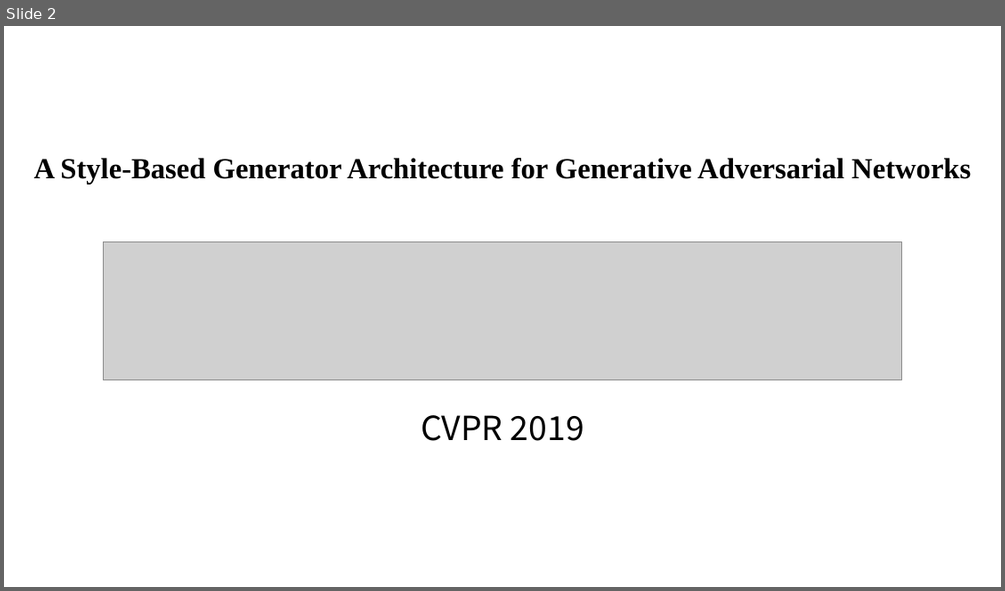
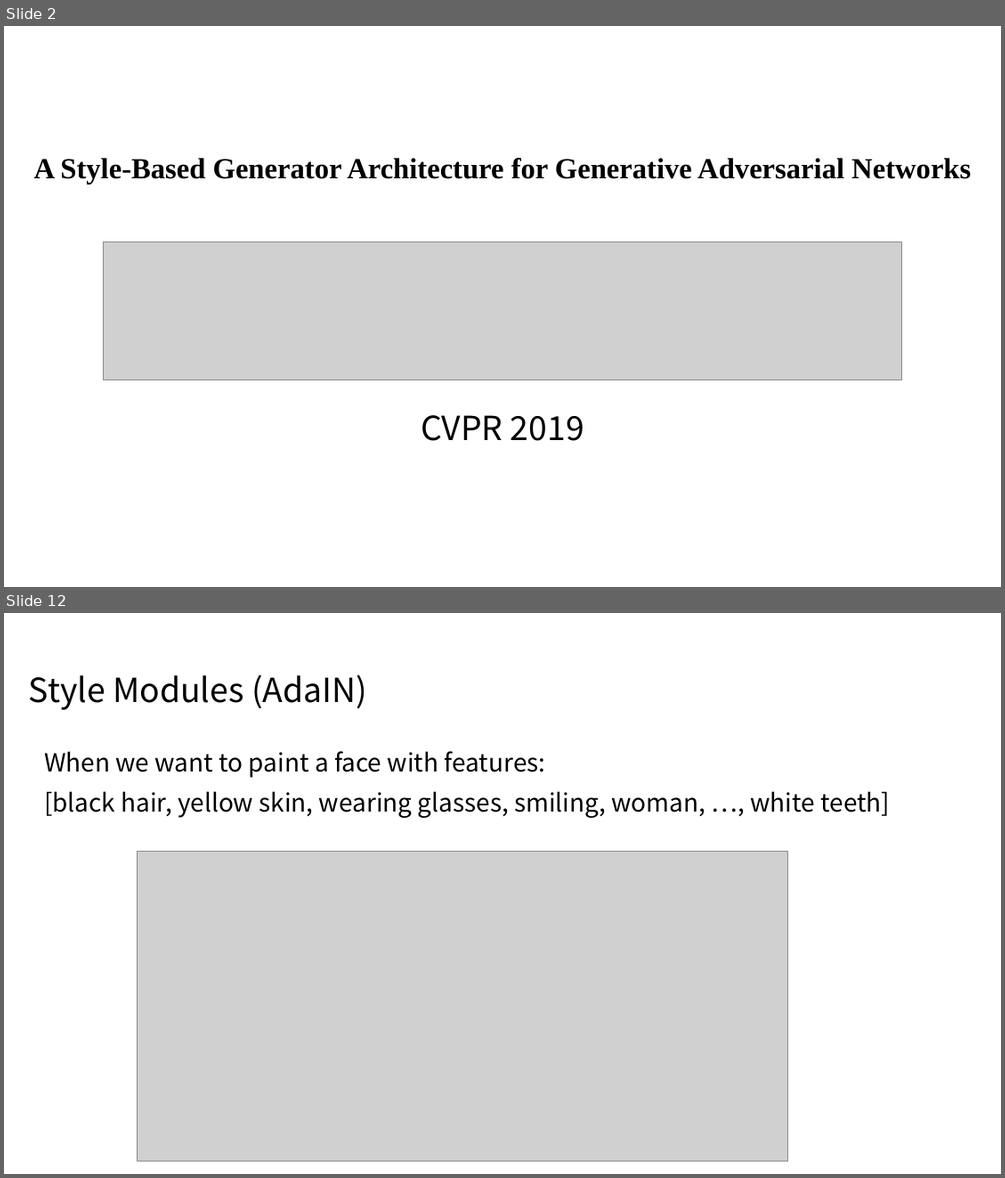
Before and after one commit to CHIANGEL/Learning-GAN, a slide deck: Presentation/A Style-Based Generator Architecture for Generative Adversarial Networks/A Style-Based Generator Architecture for Generative Adversarial Networks.pptx. Shown one above the other, each under a label of ours: slide 2 before the commit, slides 2 and 12 after it; the slides between them are not shown. The pictures are 1005x591 and 1005x1178 pixels, drawn with LibreOffice and Linux fonts; fonts in the diff are those of the drawing; grey boxes stand for pictures. Boxes give left, top, right and bottom in pixels: in the first picture for what was removed or moved away, otherwise in the second. Text is boxed around its words. In the diff, an @@ line names an element or a change of style, - is before the commit and + after.

```diff
--- a/Presentation/A Style-Based Generator Architecture for Generative Adversarial Networks/A Style-Based Generator Architecture for Generative Adversarial Networks.pptx
+++ b/Presentation/A Style-Based Generator Architecture for Generative Adversarial Networks/A Style-Based Generator Architecture for Generative Adversarial Networks.pptx
@@ slide 12 added at (x1=4, y1=613, x2=1001, y2=1174), background #FFFFFF @@
@@ title added at (x1=29, y1=674, x2=367, y2=710), 32 pt, text #000000 @@
+Style Modules (AdaIN)
@@ subtitle added at (x1=44, y1=751, x2=890, y2=818), 24 pt, text #000000 @@
+When we want to paint a face with features:
+[black hair, yellow skin, wearing glasses, smiling, woman, …, white teeth]
@@ picture added at (x1=138, y1=851, x2=788, y2=1161) @@
```
Also in this commit, not shown: 2 slides changed, 15 other slides added, 1 slide removed.
